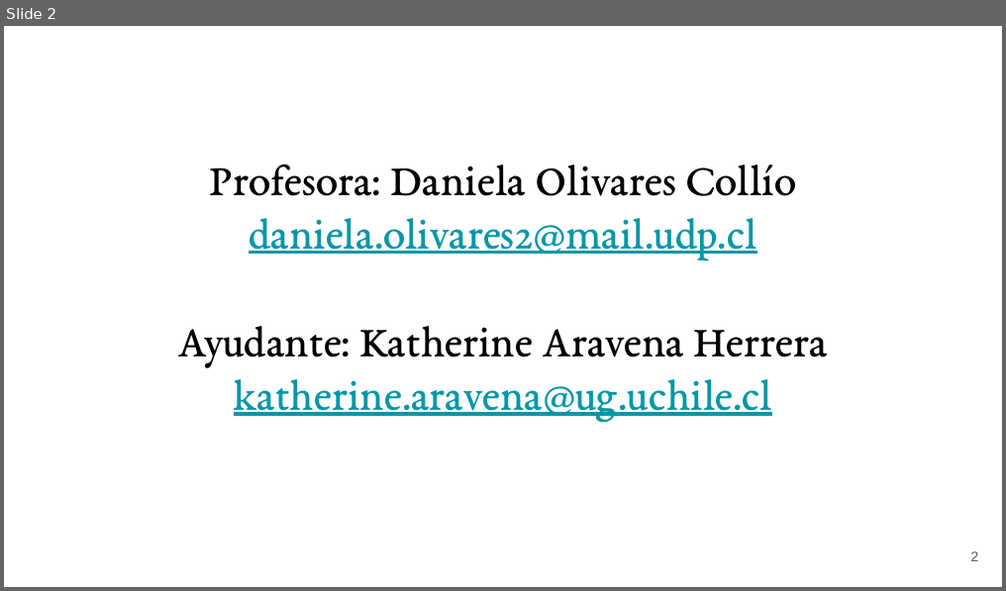
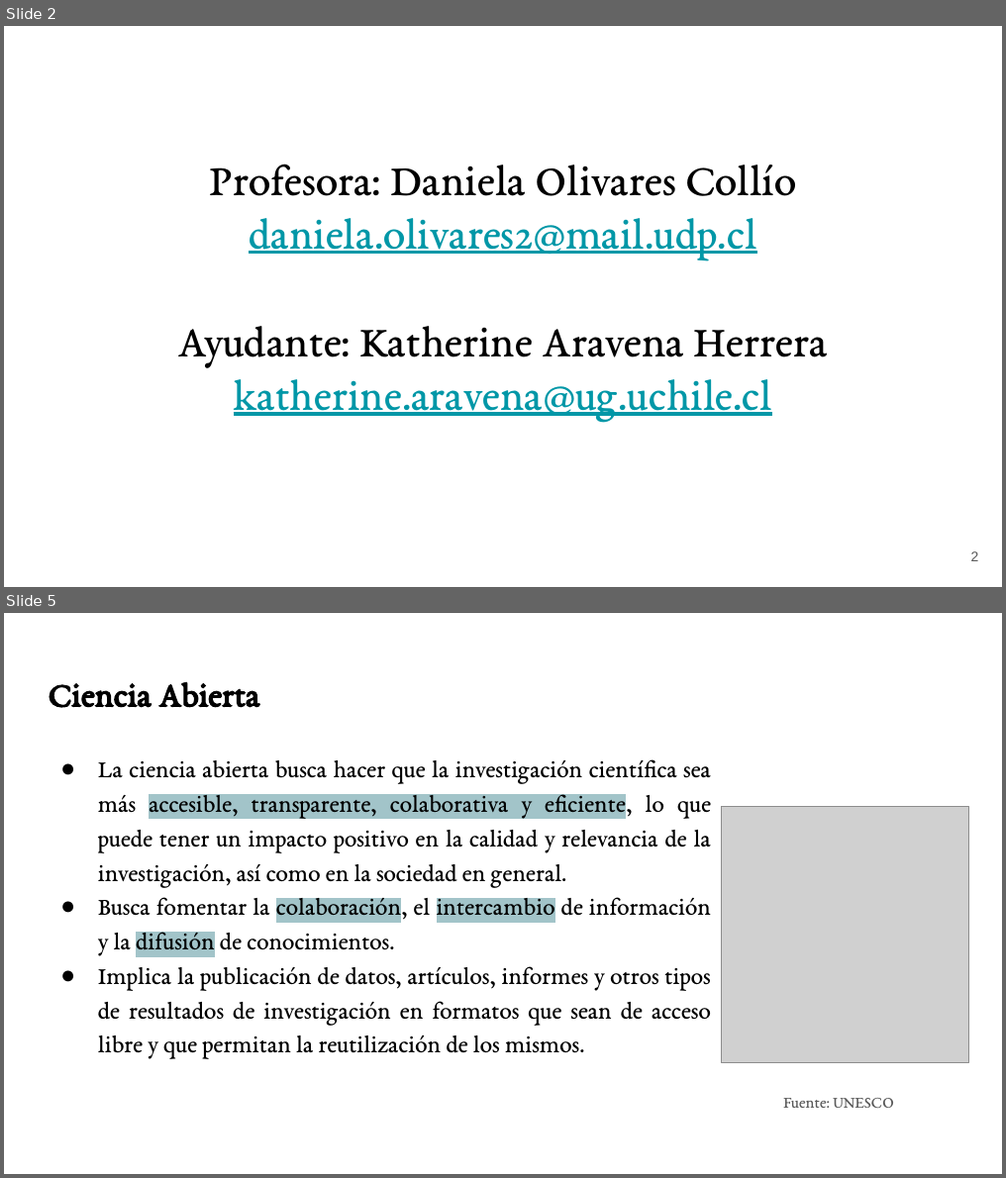
Before and after one commit to KAravena/udp-magister-visualizacion-datos-r, a slide deck: clases/clase_01/clase_01.pptx. Shown one above the other, each under a label of ours: slide 2 before the commit, slides 2 and 5 after it; the slides between them are not shown. The pictures are 1006x591 and 1006x1178 pixels, drawn with LibreOffice and Linux fonts; fonts in the diff are those of the drawing; grey boxes stand for pictures. Boxes give left, top, right and bottom in pixels: in the first picture for what was removed or moved away, otherwise in the second. Text is boxed around its words. In the diff, an @@ line names an element or a change of style, - is before the commit and + after.

```diff
--- a/clases/clase_01/clase_01.pptx
+++ b/clases/clase_01/clase_01.pptx
@@ slide 5 added at (4, 613, 1002, 1174), background #FFFFFF @@
@@ title added at (48, 681, 259, 708), 25.2 pt, text #000000, bold @@
+Ciencia Abierta
@@ text added at (98, 760, 711, 1059), 18 pt, text #000000 @@
+● La ciencia abierta busca hacer que la investigación científica sea más accesible, transparente, colaborativa y eficiente, lo que puede tener un impacto positivo en la calidad y relevancia de la investigación, así como en la sociedad en general.
+● Busca fomentar la colaboración, el intercambio de información y la difusión de conocimientos.
+● Implica la publicación de datos, artículos, informes y otros tipos de resultados de investigación en formatos que sean de acceso libre y que permitan la reutilización de los mismos.
@@ picture added at (722, 807, 969, 1063) @@
@@ text added at (783, 1098, 894, 1108), 12 pt, text #595959 @@
+Fuente: UNESCO
```
Also in this commit, not shown: 3 slides changed, 21 other slides added, 8 slides removed, 3 other files.
